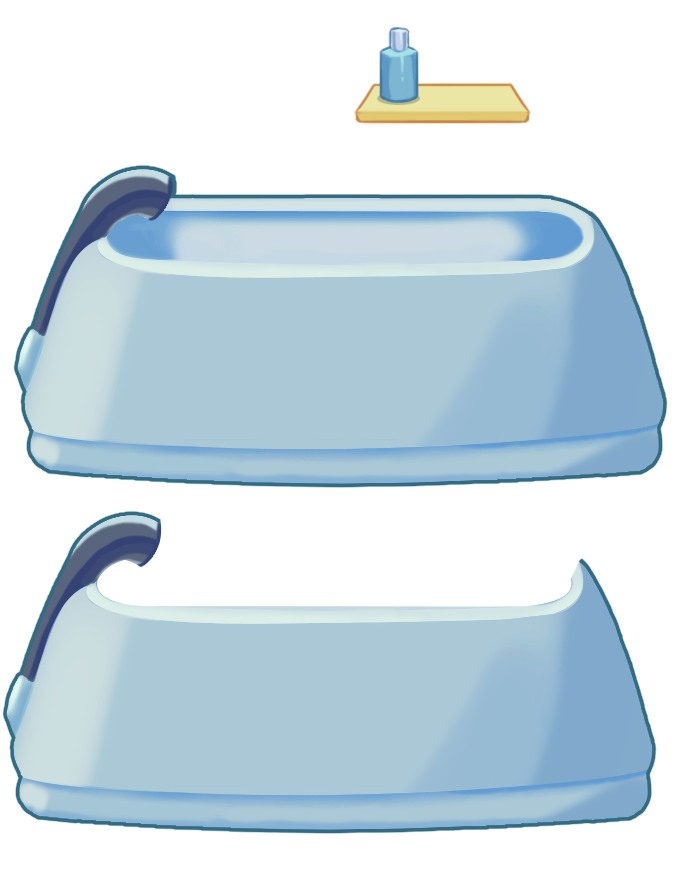
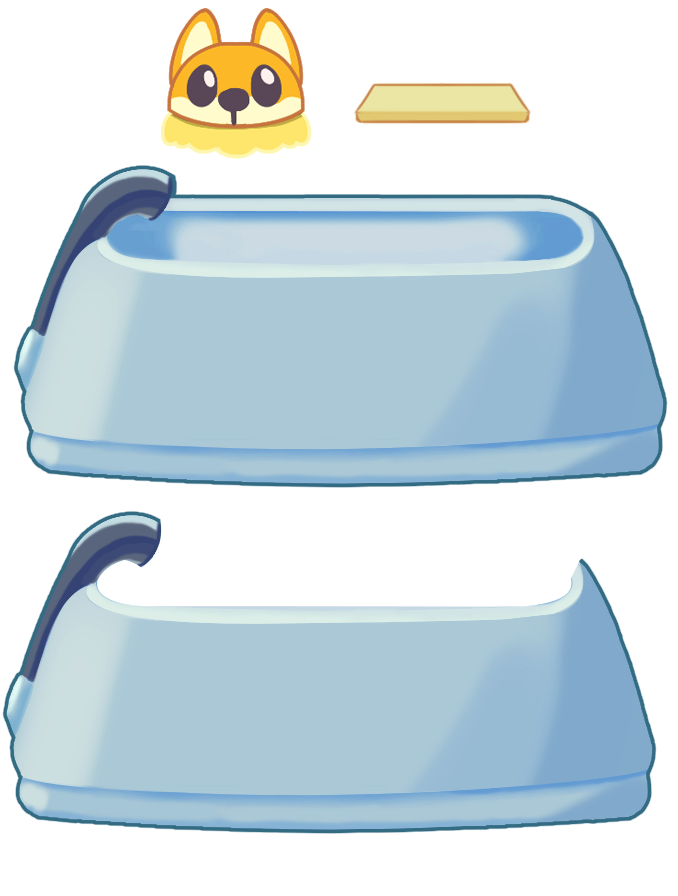
Before/after of a w=678, h=896 layered artwork. What changed in the layer stack:
added layer "Layer 15" above "Layer 10" over (161, 8, 311, 159)
hid "Layer 10" over (377, 26, 420, 105)
